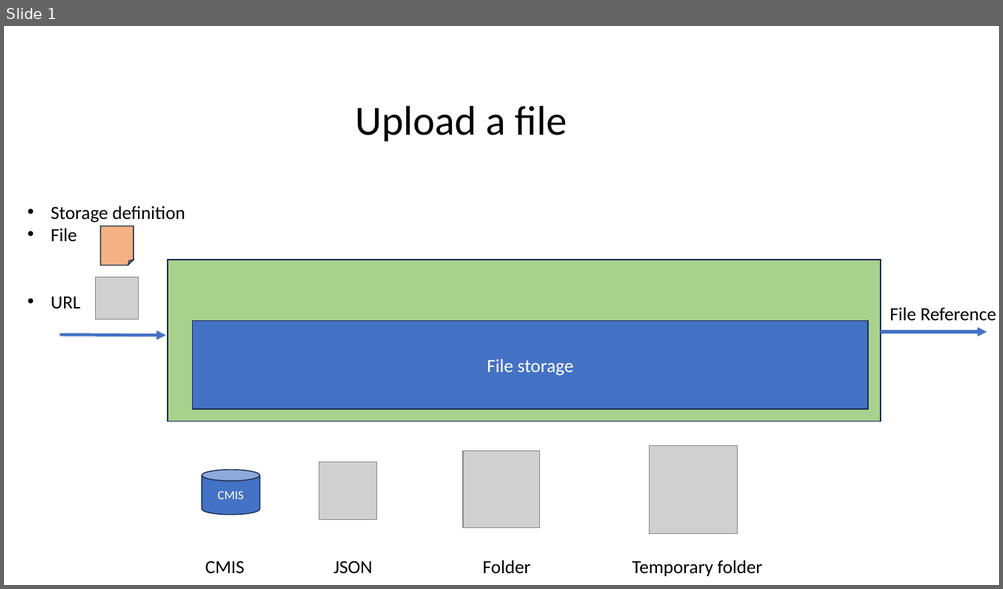
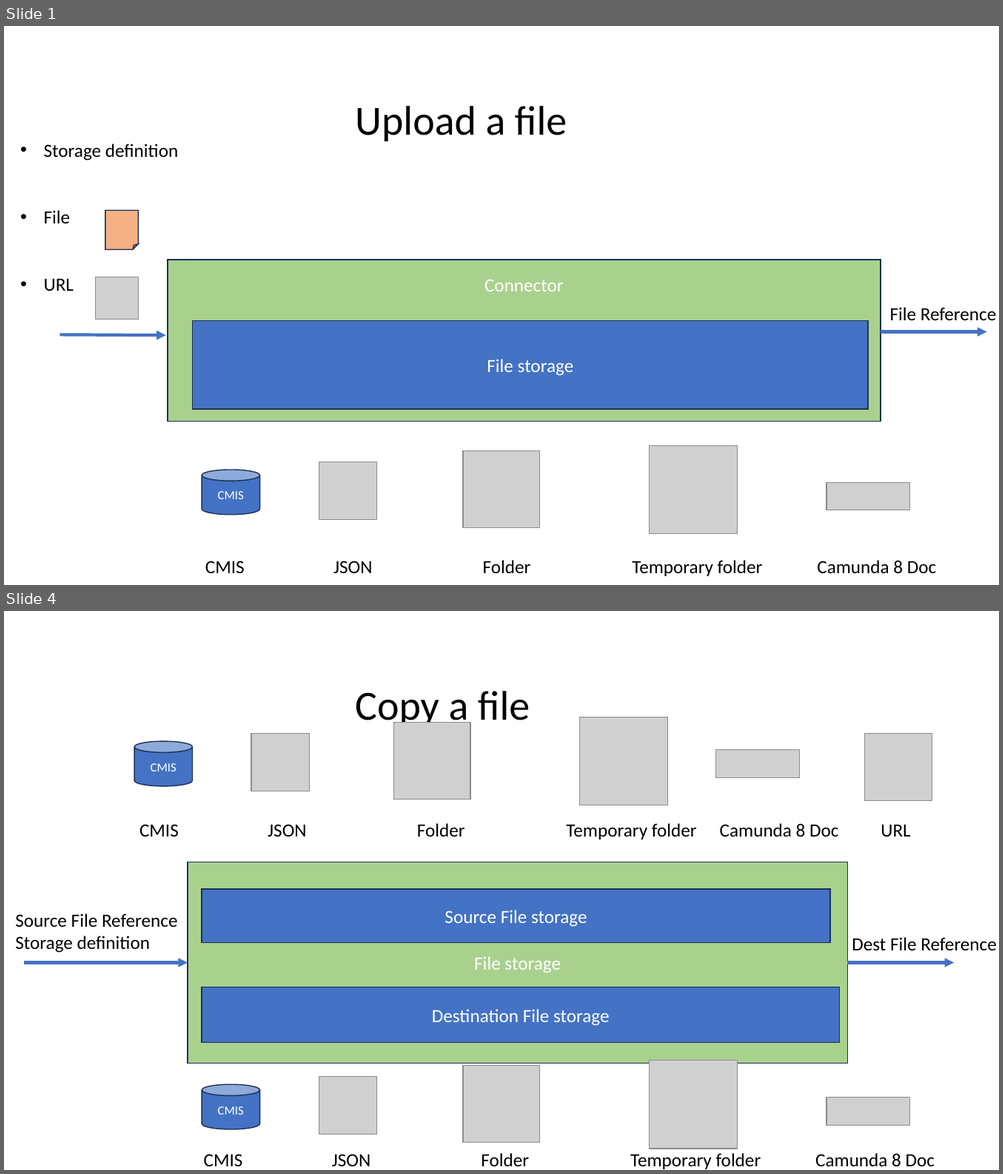
Before and after one commit to camunda-community-hub/camunda-8-connector-filestorage, a slide deck: doc/images.pptx. Shown one above the other, each under a label of ours: slide 1 before the commit, slides 1 and 4 after it; the slides between them are not shown. The pictures are 1003x589 and 1003x1174 pixels, drawn with LibreOffice and Linux fonts; fonts in the diff are those of the drawing; grey boxes stand for pictures. Boxes give left, top, right and bottom in pixels: in the first picture for what was removed or moved away, otherwise in the second. Text is boxed around its words. In the diff, an @@ line names an element or a change of style, - is before the commit and + after.

Commit message:
1.1.0 using FileStorage 2.1.1 (#36)
* 1.1.0 using FileStorage 2.1.1

* 1.1.0 using FileStorage 2.1.1

* #34 fix

* 1.1.0 using FileStorage 2.1.1

* 1.1.0 using FileStorage 2.1.1

* Migrate cache V3

* merge

```diff
--- a/doc/images.pptx
+++ b/doc/images.pptx
@@ slide 4 added at (4, 611, 999, 1170), background #FFFFFF @@
@@ text added at (355, 691, 529, 729), 40 pt, text #000000 @@
+Copy a file
@@ picture added at (579, 717, 668, 806) @@
@@ cylinder added at (134, 741, 193, 786), fill #4472C4, outline #1E3256 1 pt, 12 pt, text #FFFFFF @@
+CMIS
@@ picture added at (251, 733, 309, 792) @@
@@ picture added at (393, 722, 470, 799) @@
@@ picture added at (865, 733, 932, 800) @@
@@ picture added at (716, 750, 799, 777) @@
@@ text added at (139, 823, 910, 840), 18 pt, text #000000 @@
+CMIS JSON Folder Temporary folder Camunda 8 Doc URL
@@ rectangle added at (188, 863, 847, 1064), fill #A9D18E, outline #1E3256 1 pt, 18 pt, text #FFFFFF @@
+File storage
@@ rectangle added at (202, 889, 830, 943), fill #4472C4, outline #1E3256 1 pt, 18 pt, text #FFFFFF @@
+Source File storage
@@ text added at (15, 914, 178, 953), 18 pt, text #000000 @@
+Source File Reference
+Storage definition
@@ text added at (851, 937, 996, 951), 18 pt, text #000000 @@
+Dest File Reference
@@ arrow added from (24, 963) to (188, 963), #4472C4 3 pt @@
@@ arrow added from (847, 963) to (954, 963), #4472C4 3 pt @@
@@ rectangle added at (202, 988, 839, 1043), fill #4472C4, outline #1E3256 1 pt, 18 pt, text #FFFFFF @@
+Destination File storage
@@ picture added at (463, 1065, 540, 1142) @@
@@ picture added at (649, 1061, 737, 1150) @@
@@ cylinder added at (202, 1085, 260, 1130), fill #4472C4, outline #1E3256 1 pt, 12 pt, text #FFFFFF @@
+CMIS
@@ picture added at (318, 1077, 377, 1136) @@
@@ picture added at (826, 1097, 909, 1125) @@
@@ text added at (204, 1153, 934, 1170), 18 pt, text #000000 @@
+CMIS JSON Folder Temporary folder Camunda 8 Doc
@@ slide 1 changed as well @@
@@ text "Storage definition" rewrapped from (51, 206, 185, 309) to (44, 144, 178, 292) @@
@@ folded corner: place and size @@
-folded corner at (100, 226, 133, 266)
+folded corner at (105, 210, 138, 249)
@@ text in rectangle at (484, 280, 563, 409): text added @@
+Connector
+storage
@@ picture added at (826, 483, 909, 510) @@
@@ text at (205, 560, 936, 577): text changed @@
-CMIS JSON Folder Temporary folder
+CMIS JSON Folder Temporary folder Camunda 8 Doc
```
Also in this commit, not shown: 2 other slides changed, 27 other files.
